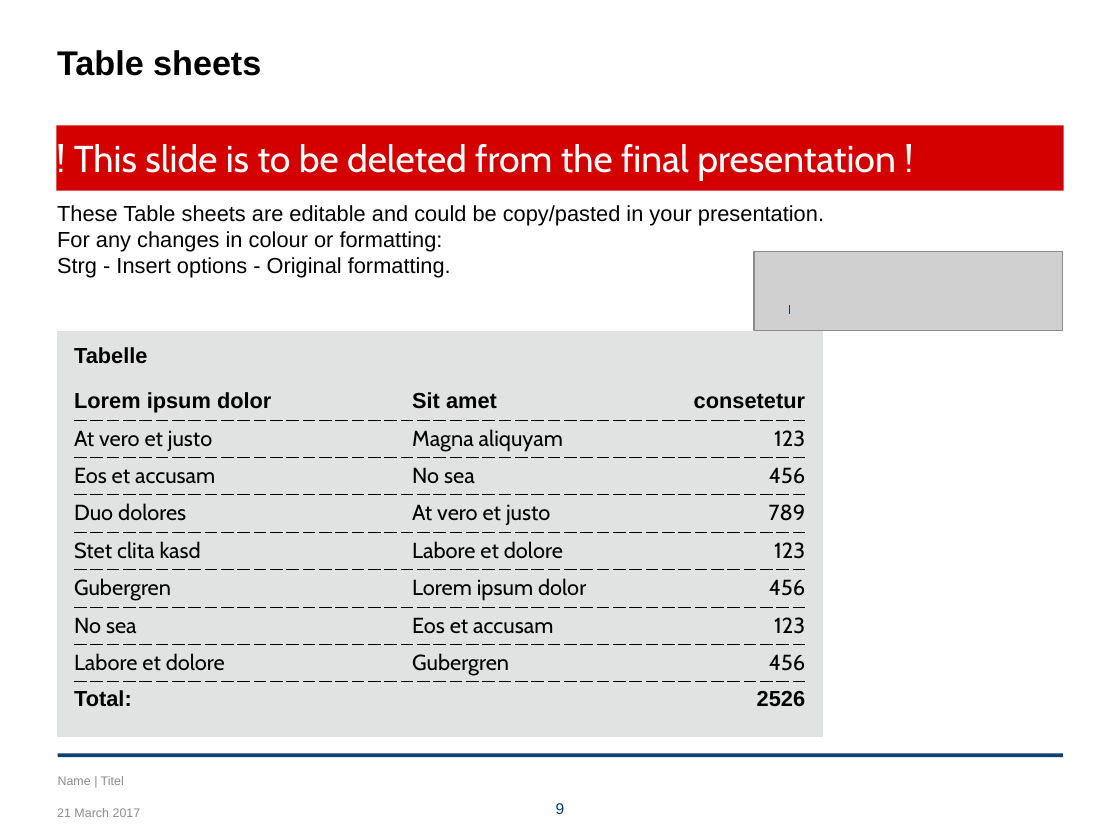
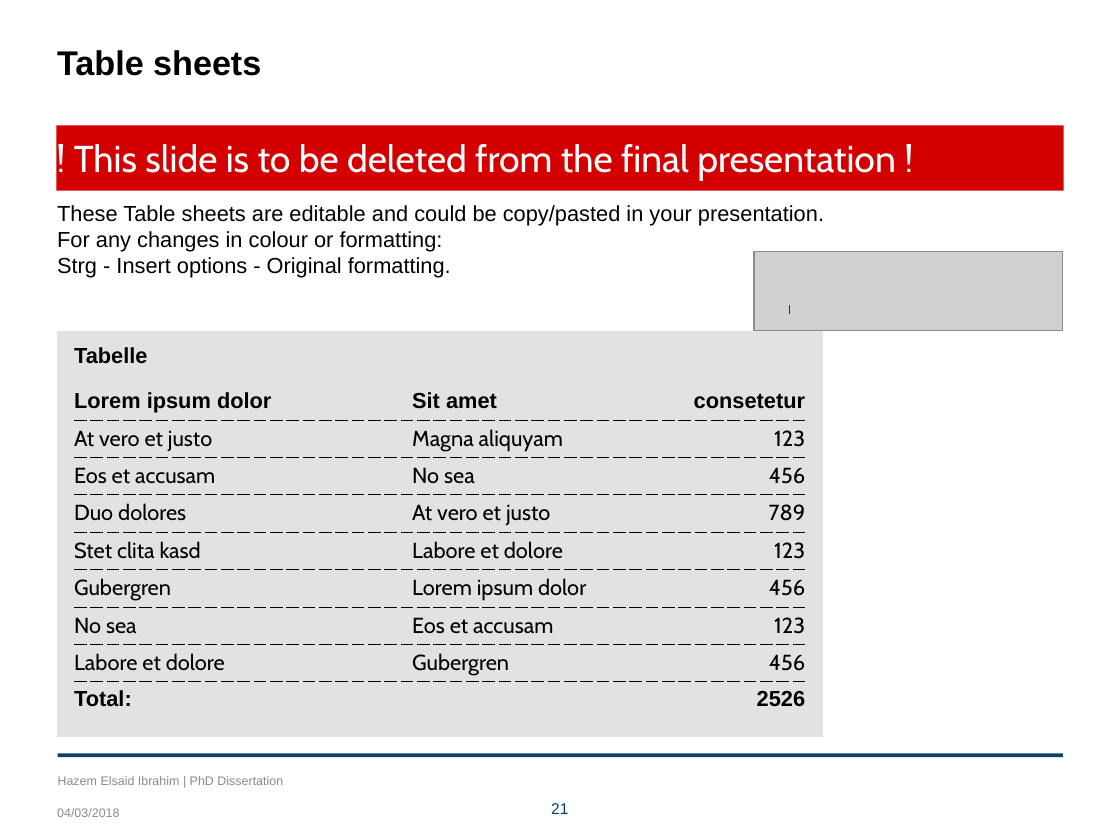
Before and after one commit to HazemAAhmed/Thesis, a slide deck: slide 21 of Final_presentation/Hazem_presentation.pptx (slide 9 before the commit). Drawn at 1120x840 pixels with LibreOffice and Linux fonts; fonts in the diff are those of the drawing; grey boxes stand for pictures; background and template pictures are left out. Boxes give left, top, right and bottom in pixels: in the first picture for what was removed or moved away, otherwise in the second. Text is boxed around its words. In the diff, an @@ line names an element or a change of style, - is before the commit and + after.

```diff
--- a/Final_presentation/Hazem_presentation.pptx
+++ b/Final_presentation/Hazem_presentation.pptx
@@ text at [58,776,283,785]: text changed @@
-Name | Titel
+Hazem Elsaid Ibrahim | PhD Dissertation
@@ text at [57,808,119,817]: text changed @@
-21 March 2017
+04/03/2018
@@ page number at [551,803,568,814]: text changed @@
-9
+21
```
Also in this commit, not shown: 4 other slides changed, 18 slides added, 6 slides removed, 7 other files.
